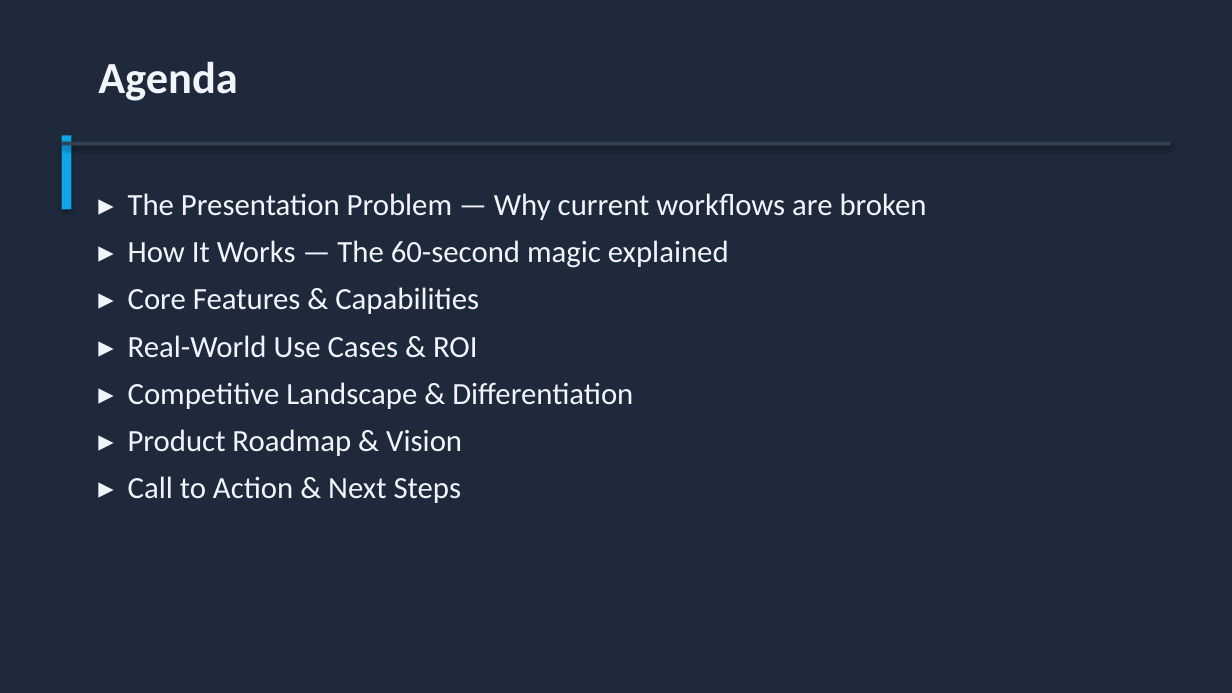
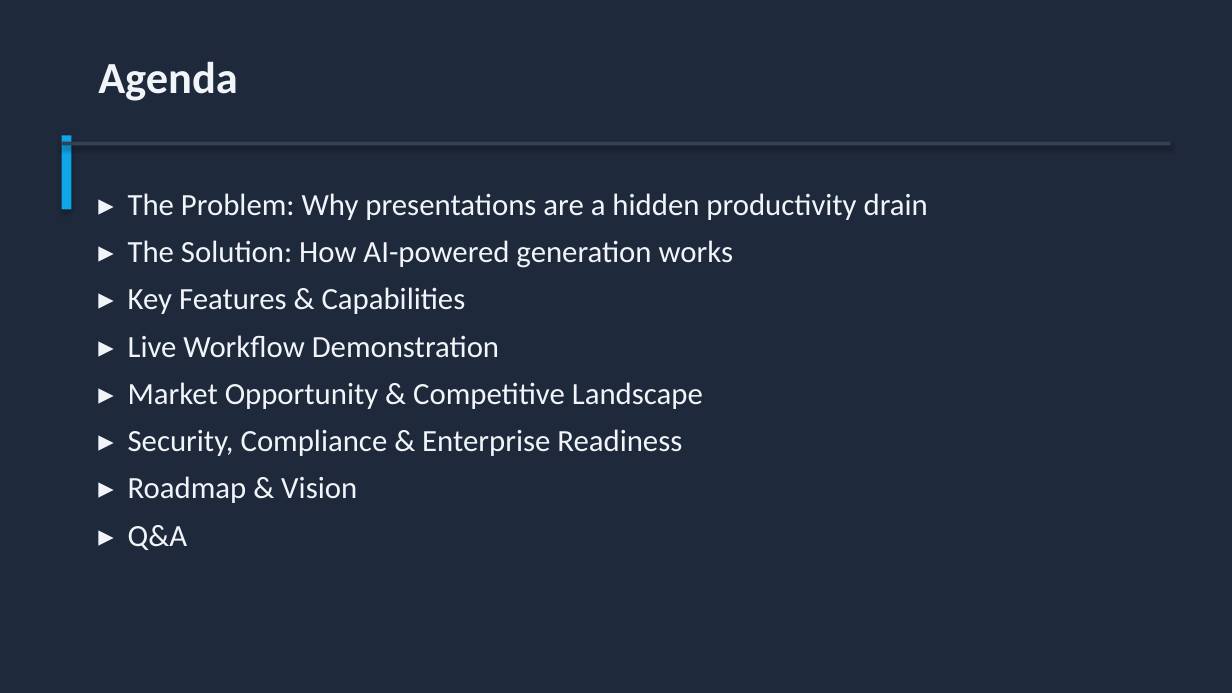
Before and after one commit to Moodswing9/claude-deck-generator, a slide deck: slide 3 of AI_Presentation_Generator_Pitch.pptx. Drawn at 1232x693 pixels with LibreOffice and Linux fonts; fonts in the diff are those of the drawing. Boxes give left, top, right and bottom in pixels: in the first picture for what was removed or moved away, otherwise in the second. Text is boxed around its words. In the diff, an @@ line names an element or a change of style, - is before the commit and + after.

```diff
--- a/AI_Presentation_Generator_Pitch.pptx
+++ b/AI_Presentation_Generator_Pitch.pptx
@@ text at (128,193,928,550): text changed @@
-▸ The Presentation Problem — Why current workflows are broken
-▸ How It Works — The 60-second magic explained
-▸ Core Features & Capabilities
-▸ Real-World Use Cases & ROI
-▸ Competitive Landscape & Differentiation
-▸ Product Roadmap & Vision
-▸ Call to Action & Next Steps
+▸ The Problem: Why presentations are a hidden productivity drain
+▸ The Solution: How AI-powered generation works
+▸ Key Features & Capabilities
+▸ Live Workflow Demonstration
+▸ Market Opportunity & Competitive Landscape
+▸ Security, Compliance & Enterprise Readiness
+▸ Roadmap & Vision
+▸ Q&A
```
Also in this commit, not shown: 8 other slides changed, 2 slides added, 2 slides removed, 4 other files.
